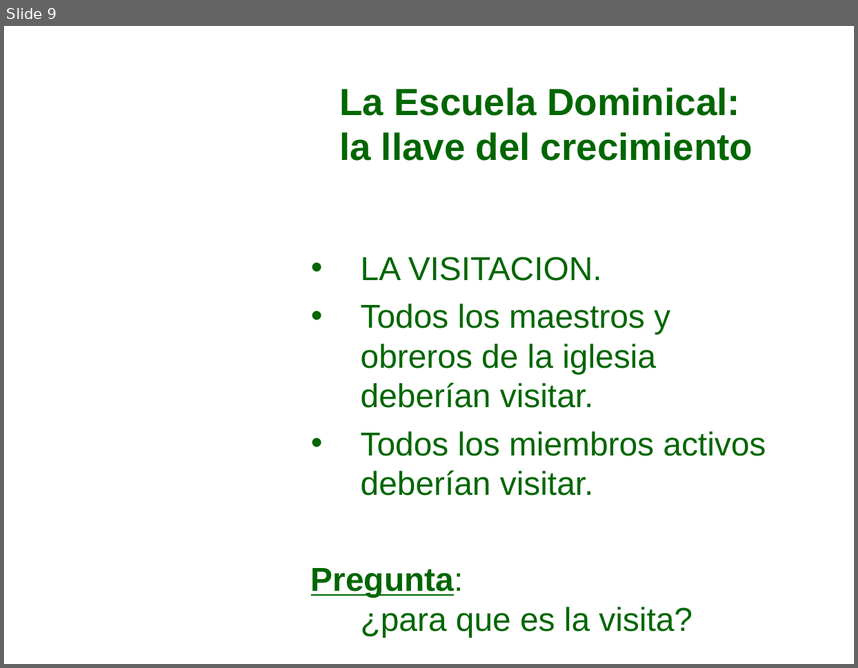
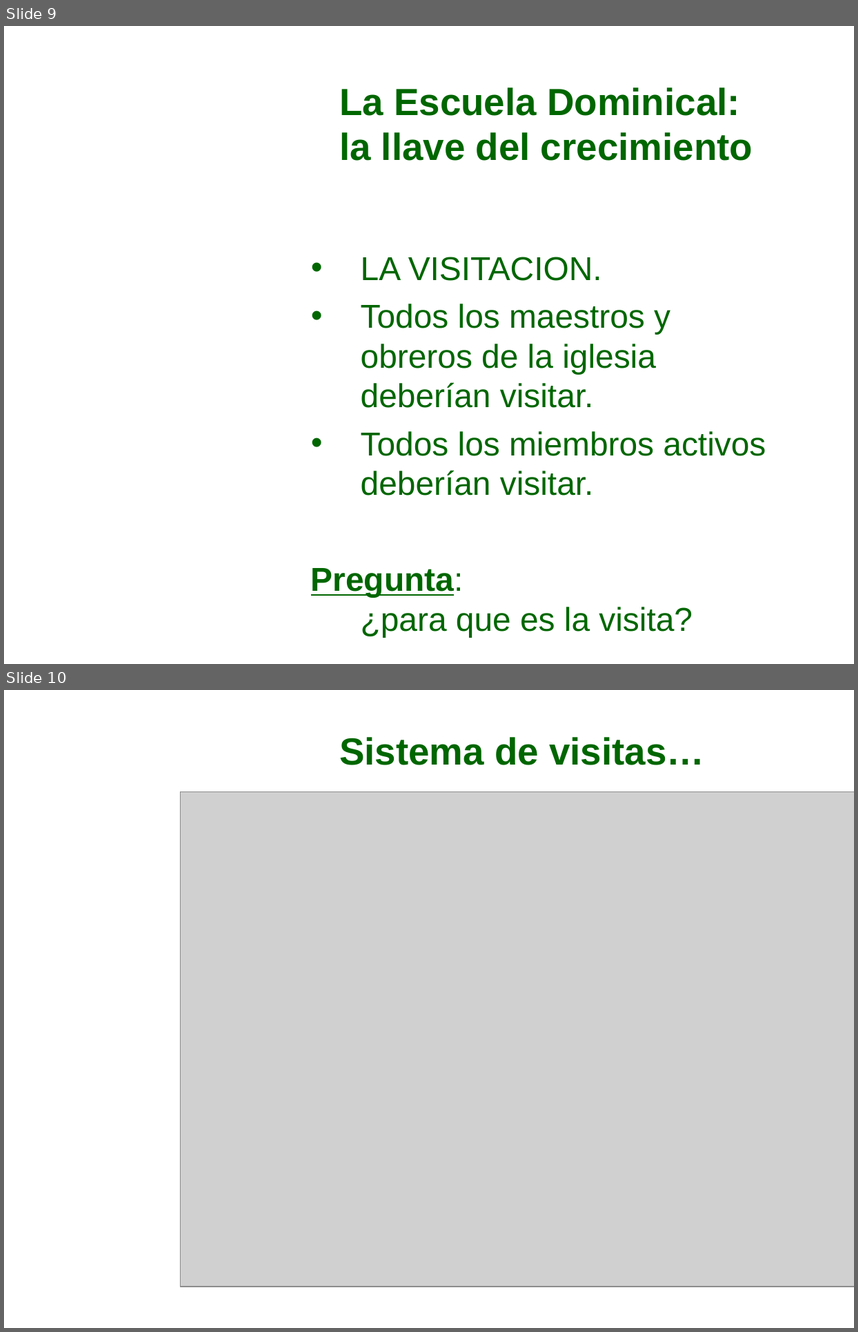
Before and after one commit to afols/iglesia, a slide deck: trunk/ iglesia --username adrianfols/Escuela Dominical/Iglecrecimiento/Mi_iglesia_puede_S3.ppt. Shown one above the other, each under a label of ours: slide 9 before the commit, slides 9 and 10 after it. The pictures are 858x668 and 858x1332 pixels, drawn with LibreOffice and Linux fonts; fonts in the diff are those of the drawing; grey boxes stand for pictures; background and template pictures are left out. Boxes give left, top, right and bottom in pixels: in the first picture for what was removed or moved away, otherwise in the second. Text is boxed around its words. In the diff, an @@ line names an element or a change of style, - is before the commit and + after.

```diff
--- a/trunk/ iglesia --username adrianfols/Escuela Dominical/Iglecrecimiento/Mi_iglesia_puede_S3.ppt
+++ b/trunk/ iglesia --username adrianfols/Escuela Dominical/Iglecrecimiento/Mi_iglesia_puede_S3.ppt
@@ slide 10 added at (4,690,854,1328), background picture (left out) @@
@@ title added at (339,737,704,765), 32 pt, text #006600, bold @@
+Sistema de visitas…
@@ picture added at (180,792,854,1286) @@
```
Also in this commit, not shown: 2 slides changed.
